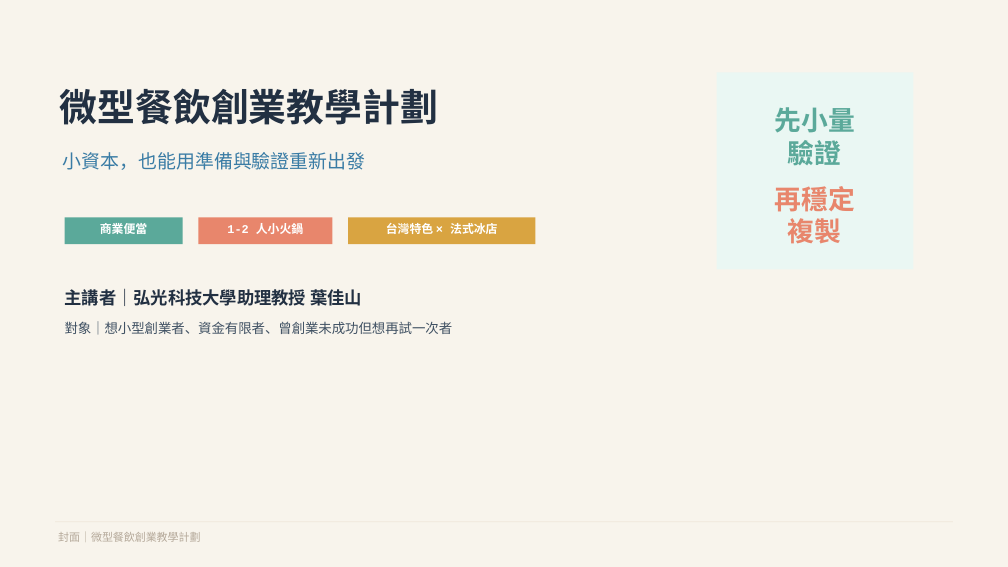
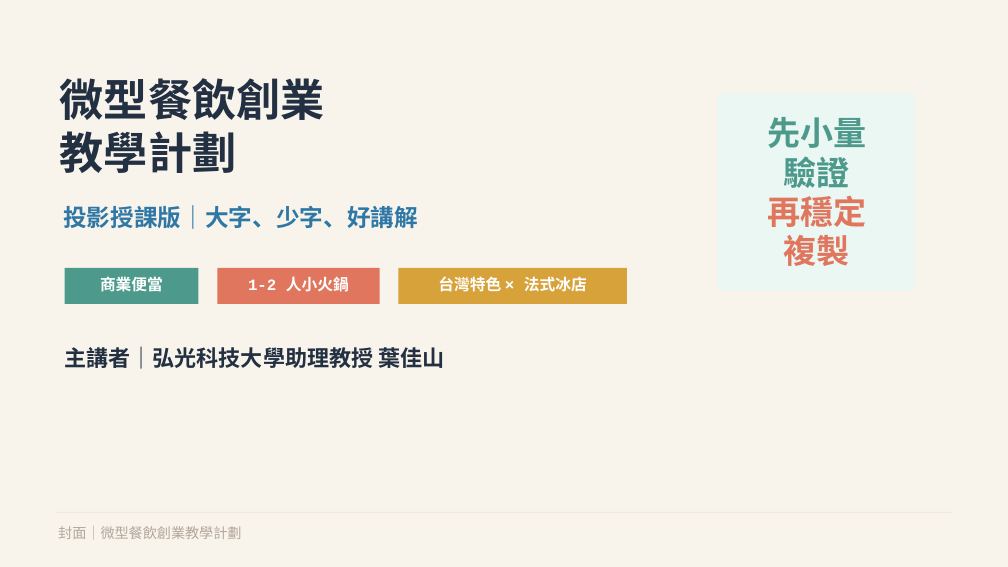
Before and after one commit to davidivy/20260601-new, a slide deck: slide 1 of 微型餐飲創業教學簡報_葉佳山.pptx. Drawn at 1008x567 pixels with LibreOffice and Linux fonts; fonts in the diff are those of the drawing. Boxes give left, top, right and bottom in pixels: in the first picture for what was removed or moved away, otherwise in the second. Text is boxed around its words. In the diff, an @@ line names an element or a change of style, - is before the commit and + after.

```diff
--- a/微型餐飲創業教學簡報_葉佳山.pptx
+++ b/微型餐飲創業教學簡報_葉佳山.pptx
@@ text at (60,78,325,173): text changed; size 36 to 42 pt @@
-微型餐飲創業教學計劃
+微型餐飲創業
+教學計劃
@@ rectangle: place and size @@
-rectangle at (717,73,913,269)
+rectangle at (718,93,915,290)
@@ text "先小量": place and size @@
-text "先小量" at (774,107,854,165)
+text "先小量" at (767,117,866,188)
@@ text "先小量" at (767,117,866,188): size 25.5 to 31.5 pt, text colour #5BA99A to #4D9A8C @@
@@ text removed at (63,152,365,170) @@
-小資本，也能用準備與驗證重新出發
@@ text added at (63,205,418,229), 22.5 pt, text #2F78A6, bold @@
+投影授課版｜大字、少字、好講解
@@ text "再穩定": place and size @@
-text "再穩定" at (774,186,854,243)
+text "再穩定" at (767,196,866,266)
@@ text "再穩定" at (767,196,866,266): size 25.5 to 31.5 pt, text colour #E8866C to #E1765E @@
@@ rectangle removed at (198,218,332,244) @@
@@ rectangle removed at (348,218,535,244) @@
@@ rectangle: place and size @@
-rectangle at (64,218,182,244)
+rectangle at (64,268,198,304)
@@ rectangle at (64,268,198,304): fill #5BA99A to #4D9A8C @@
@@ rectangle added at (218,268,380,304), fill #E1765E @@
@@ rectangle added at (399,268,627,304), fill #D8A23B @@
@@ text "商業便當": place and size @@
-text "商業便當" at (100,220,147,236)
+text "商業便當" at (100,277,163,292)
@@ text "1-2 人小火鍋": place and size @@
-text "1-2 人小火鍋" at (227,223,303,234)
+text "1-2 人小火鍋" at (248,276,349,292)
@@ size 11.2 to 15 pt in 3 elements at (100,277,163,292), (248,276,349,292), (438,276,587,292) @@
@@ text "台灣特色 × 法式冰店": place and size @@
-text "台灣特色 × 法式冰店" at (386,223,497,234)
+text "台灣特色 × 法式冰店" at (438,276,587,292)
@@ text removed at (65,321,453,334) @@
-對象｜想小型創業者、資金有限者、曾創業未成功但想再試一次者
@@ text "主講者｜弘光科技大學助理教授 葉佳山": place and size @@
-text "主講者｜弘光科技大學助理教授 葉佳山" at (65,289,362,306)
+text "主講者｜弘光科技大學助理教授 葉佳山" at (65,346,444,369)
@@ text "主講者｜弘光科技大學助理教授 葉佳山" at (65,346,444,369): size 16.5 to 21 pt @@
@@ text "封面｜微型餐飲創業教學計劃" at (58,526,241,539): size 10.5 to 13.5 pt, text colour #B5A99A to #B3A79B @@
```
Also in this commit, not shown: 13 other slides changed, 1 slide added, 2 slides removed, 1 other file.
